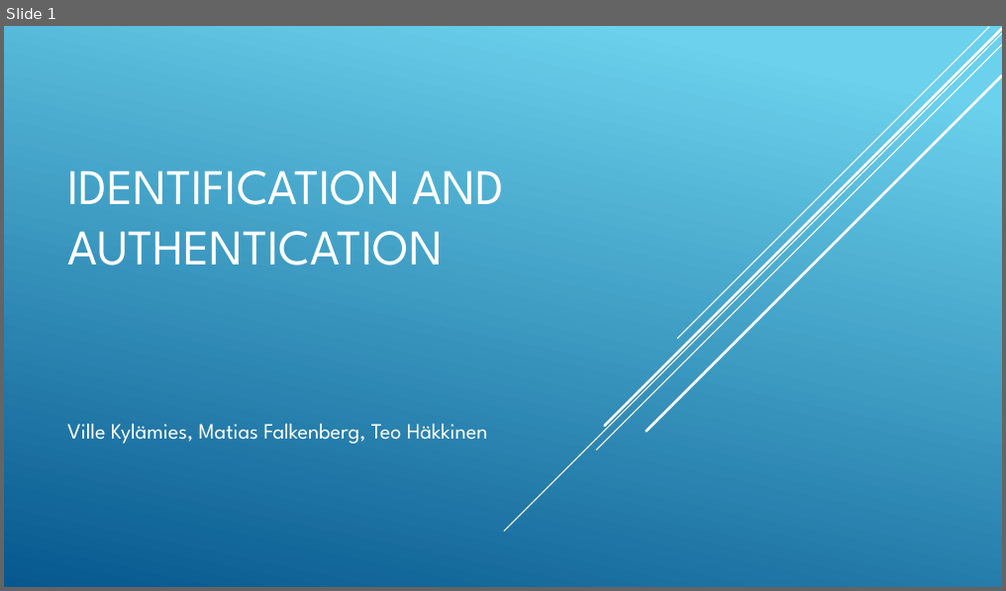
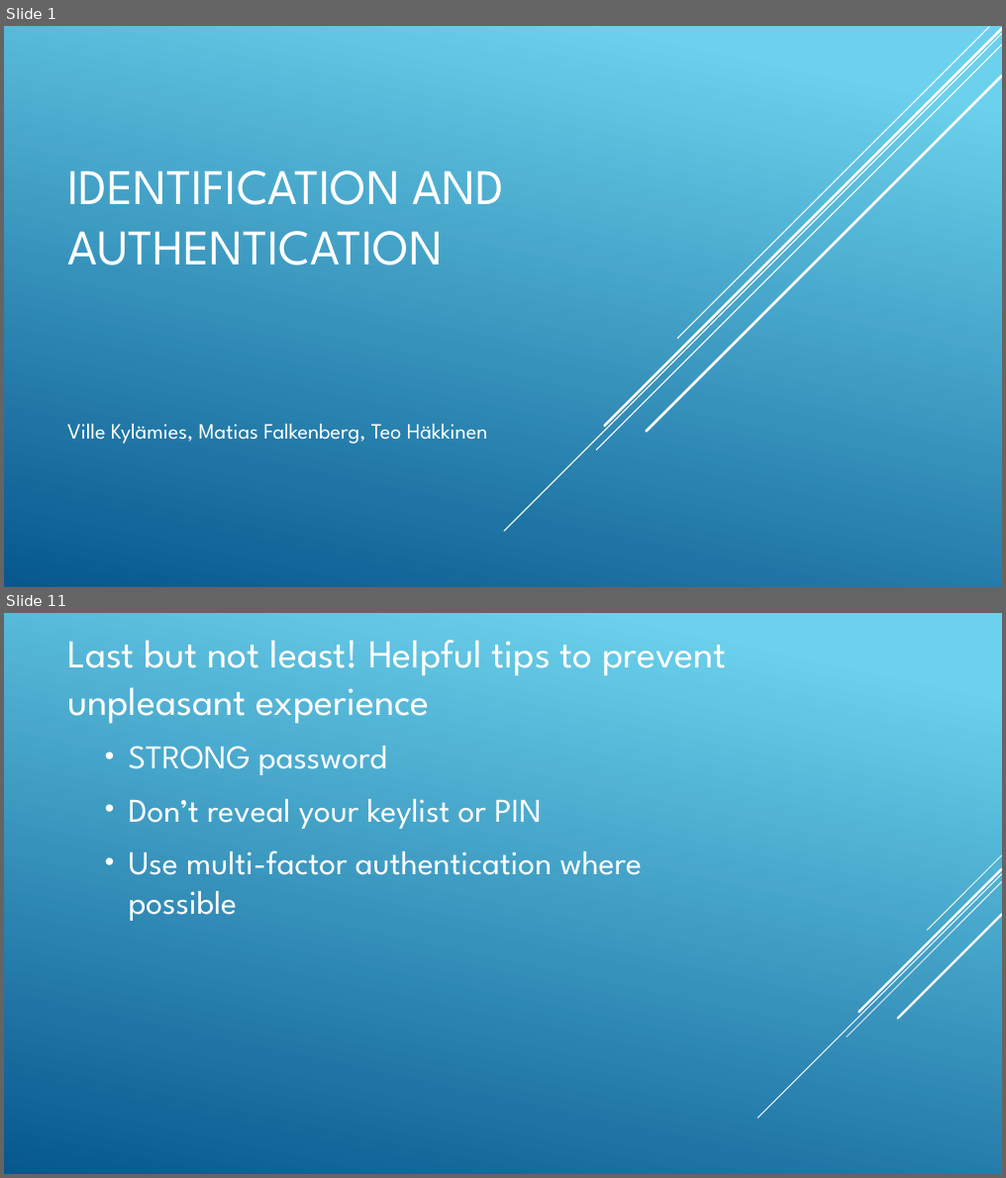
Before and after one commit to Kylisville/Repository-of-Kylis, a slide deck: Identification and authentication.pptx. Shown one above the other, each under a label of ours: slide 1 before the commit, slides 1 and 11 after it; the slides between them are not shown. The pictures are 1006x591 and 1006x1178 pixels, drawn with LibreOffice and Linux fonts; fonts in the diff are those of the drawing. Boxes give left, top, right and bottom in pixels: in the first picture for what was removed or moved away, otherwise in the second. Text is boxed around its words. In the diff, an @@ line names an element or a change of style, - is before the commit and + after.

```diff
--- a/Identification and authentication.pptx
+++ b/Identification and authentication.pptx
@@ slide 11 added at [4, 613, 1002, 1174], background gradient #6ED2EB to #06588E @@
@@ text added at [67, 640, 727, 921], 32 pt, text #FFFFFF @@
+Last but not least! Helpful tips to prevent unpleasant experience
+  • STRONG password
+  • Don’t reveal your keylist or PIN
+  • Use multi-factor authentication where possible
@@ group added at [757, 856, 1002, 1118]: 5 lines @@
```
Also in this commit, not shown: 2 slides changed, 7 other slides added.
